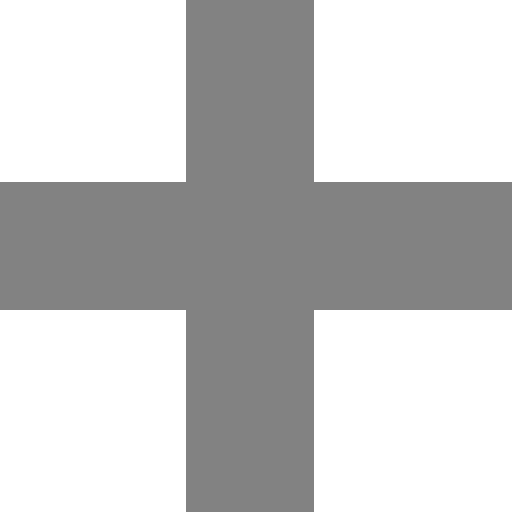
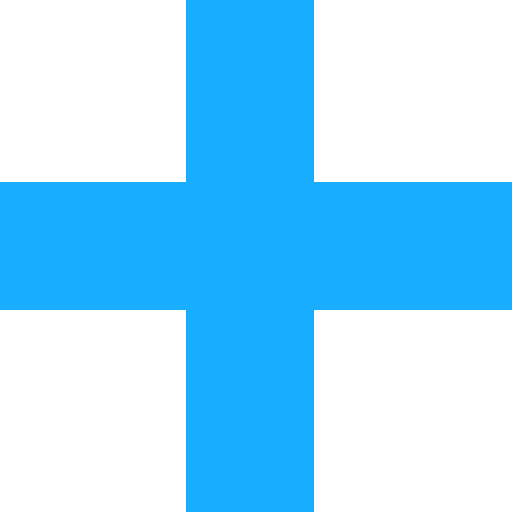
Layers edited between the first and the second 512 x 512 image:
removed layer "Layer #2" over (186, 0, 314, 512)
"Layer #1": opacity 100% → 90%, painted on it over (0, 0, 512, 512)
